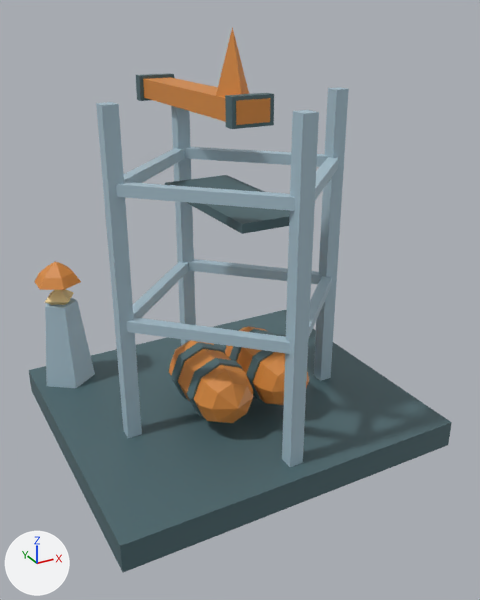
The glTF model game/modules/core/models/cradle.gltf: old version first, new version second.
Before and after are seen from a camera (50 mm lens) standing at (-3.1, -5.97, 4.46) and looking at (0.05, -0.25, 1.6). The lights are fixed; the arrows at lower left show +X, +Y and +Z. The first picture is the older version. Vertices at exactly the same position are counted once.

Names of what the first picture shows: 'floor', 'frame', 'hoist', 'lamp', 'parts'.
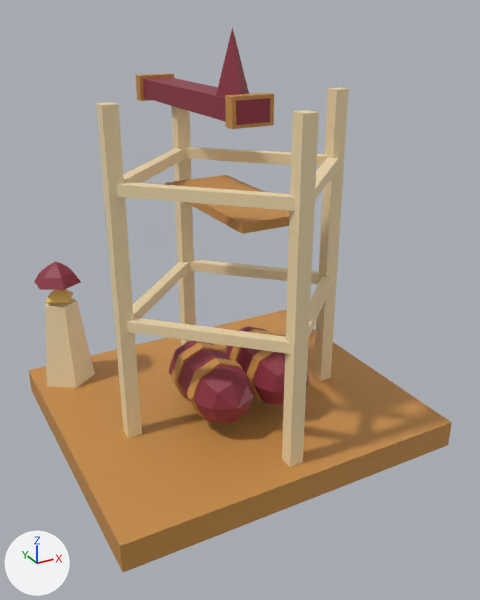
Pixel boxes (x1, y1, x2, y2) of what changed, in the pictures (480 x 600 px):
part 1 of me_floor, recoloured (dark cyan to orange)
    both: (29, 310, 452, 572)
part 2 of me_frame, recoloured (blue to beige)
    both: (96, 27, 349, 467)
part 3 of me_hoist, recoloured
    both: (136, 73, 274, 129)
part 4 of me_hoist, recoloured (orange to red)
    both: (143, 77, 271, 125)
part 5 of me_parts, recoloured (orange to red)
    both: (169, 326, 309, 423)
part 6 of me_parts, recoloured (dark cyan to orange)
    both: (171, 329, 277, 417)
part 7 of me_lamp, recoloured (orange to red)
    both: (34, 261, 81, 290)
part 8 of me_lamp, recoloured (blue to beige)
    both: (45, 298, 95, 388)
part 9 of me_lamp, recoloured (beige to orange)
    both: (45, 289, 74, 305)

The change, as a list of edits to the scene's bpy script:
```text
Change me_floor:
    where me_floor.from_pydata(...)  # 8 vertices, 12 faces; spans x -1.9..1.9, y -1.7..1.7, z 0.0..0.3
    used by ob_floor; location = (0.0, 0.0, 0.0)
    me_floor part 1: 12 faces centred in x -1.9..1.9, y -1.7..1.7, z 0.0..0.3 are repainted in the vertex colours; the middle colour goes from dark cyan #4d686e to orange #c98f4a
Change me_frame:
    where me_frame.from_pydata(...)  # 110 vertices, 164 faces; spans x -1.3..1.3, y -1.5..1.11, z 0.3..4.3
    used by ob_frame; location = (0.0, 0.0, 0.0)
    me_frame part 2: 164 faces centred in x -1.3..1.3, y -1.5..1.11, z 0.3..3.9 are repainted in the vertex colours; the middle colour goes from blue #a9c2cf to beige #f3ddb0
Change me_hoist:
    where me_hoist.from_pydata(...)  # 24 vertices, 36 faces; spans x -0.22..0.22, y -0.6..1.8, z 3.46..3.74
    used by ob_hoist; location = (0.0, 0.0, 0.0)
    me_hoist part 3: 24 faces centred in x -0.22..0.22, y -0.59..1.79, z 3.46..3.74 are repainted in the vertex colours; the middle colour goes from dark cyan #4d686e to orange #c98f4a
    me_hoist part 4: 12 faces centred in x -0.17..0.17, y -0.6..1.8, z 3.49..3.7 are repainted in the vertex colours; the middle colour goes from orange #d98a3d to red #8f3040
Change me_parts:
    where me_parts.from_pydata(...)  # 140 vertices, 256 faces; spans x -0.694..0.694, y -0.942..0.342, z 0.408..1.092
    used by ob_parts; location = (0.0, 0.0, 0.0)
    me_parts part 5: 128 faces centred in x -0.641..0.641, y -0.867..0.267, z 0.461..1.039 are repainted in the vertex colours; the middle colour goes from orange #d98a3d to red #8f3040
    me_parts part 6: 128 faces centred in x -0.661..0.661, y -0.567..-0.034, z 0.441..1.059 are repainted in the vertex colours; the middle colour goes from dark cyan #4d686e to orange #c98f4a
Change me_lamp:
    where me_lamp.from_pydata(...)  # 38 vertices, 64 faces; spans x -1.8..-1.2, y 0.99..1.57, z 0.3..1.81
    used by ob_lamp; location = (0.0, 0.0, 0.0)
    me_lamp part 7: 36 faces centred in x -1.72..-1.28, y 1.1..1.5, z 1.56..1.78 are repainted in the vertex colours; the middle colour goes from orange #d98a3d to red #8f3040
    me_lamp part 8: 20 faces centred in x -1.72..-1.3, y 1.1..1.52, z 0.3..1.31 are repainted in the vertex colours; the middle colour goes from blue #a9c2cf to beige #f3ddb0
    me_lamp part 9: 8 faces centred in x -1.58..-1.42, y 1.22..1.38, z 1.32..1.41 are repainted in the vertex colours; the middle colour goes from beige #ffe2a1 to orange #ffcf6b
```
